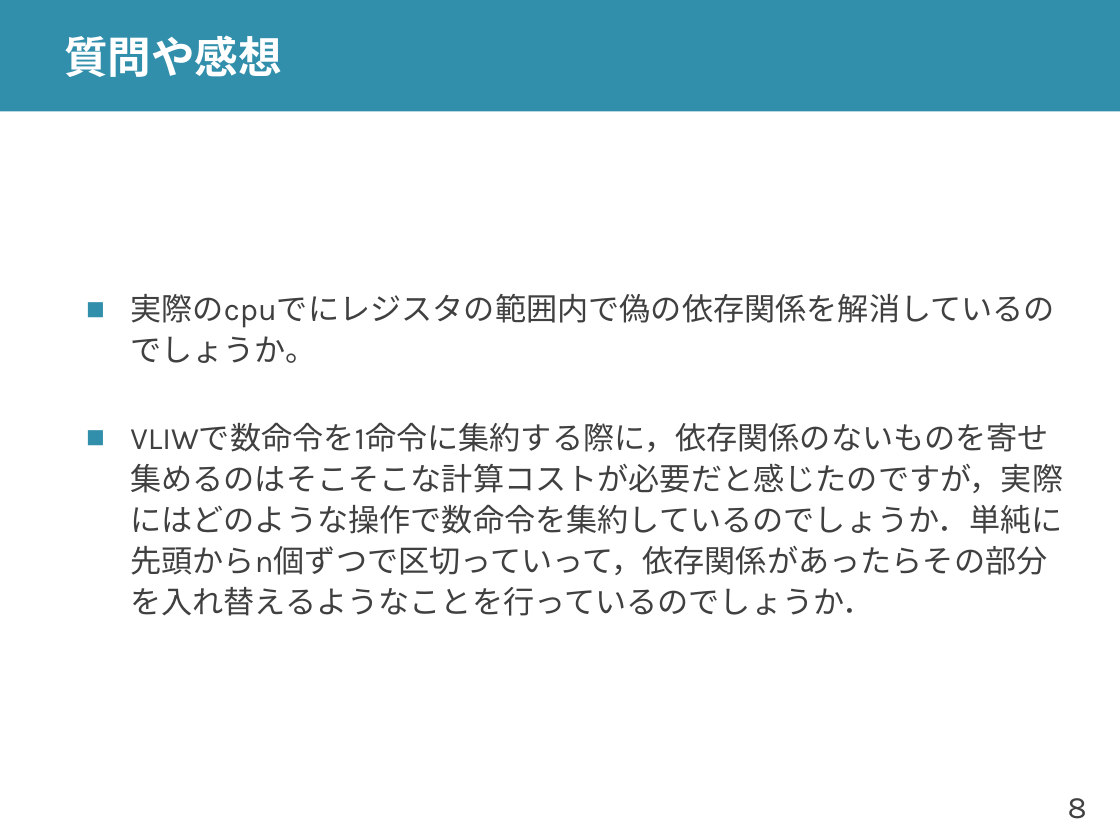
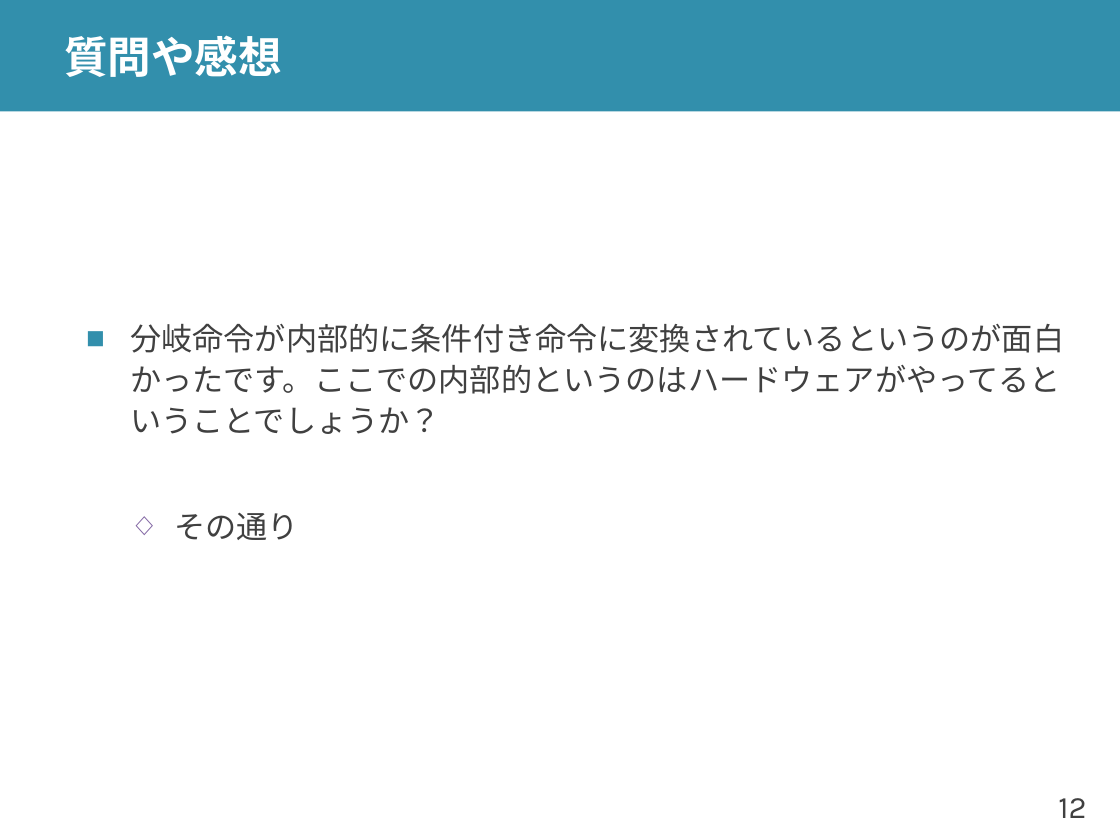
Before and after one commit to shioyadan/advanced-computer-organization, a slide deck: slide 12 of aco-shioya-09.pptx (slide 8 before the commit). Drawn at 1120x840 pixels with LibreOffice and Linux fonts; fonts in the diff are those of the drawing. Boxes give left, top, right and bottom in pixels: in the first picture for what was removed or moved away, otherwise in the second. Text is boxed around its words. In the diff, an @@ line names an element or a change of style, - is before the commit and + after.

```diff
--- a/aco-shioya-09.pptx
+++ b/aco-shioya-09.pptx
@@ text at [130, 323, 1064, 540]: text changed @@
-■ 実際のcpuでにレジスタの範囲内で偽の依存関係を解消しているのでしょうか。
-■ VLIWで数命令を1命令に集約する際に，依存関係のないものを寄せ集めるのはそこそこな計算コストが必要だと感じたのですが，実際にはどのような操作で数命令を集約しているのでしょうか．単純に先頭からn個ずつで区切っていって，依存関係があったらその部分を入れ替えるようなことを行っているのでしょうか．
+■ 分岐命令が内部的に条件付き命令に変換されているというのが面白かったです。ここでの内部的というのはハードウェアがやってるということでしょうか？
+  ◇ その通り
@@ page number at [1058, 798, 1086, 818]: text changed @@
-8
+12
```
Also in this commit, not shown: 12 other slides changed, 11 slides added, 3 slides removed, 2 other files.
